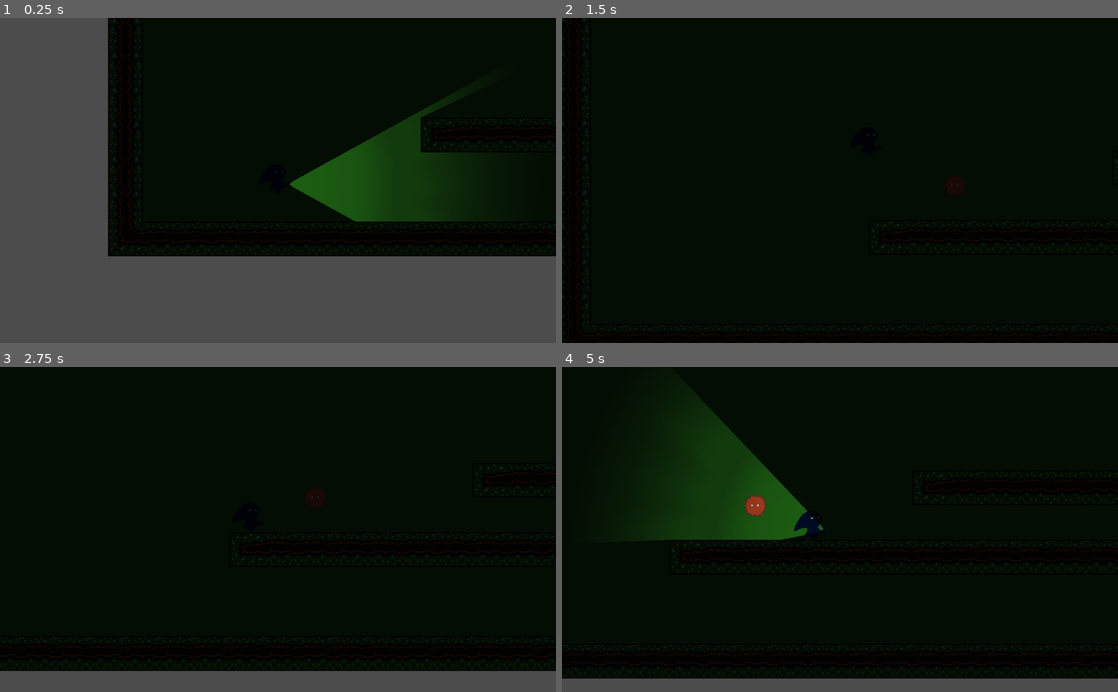
Above: before the commit, frames 1-4 (two rows, left to right).
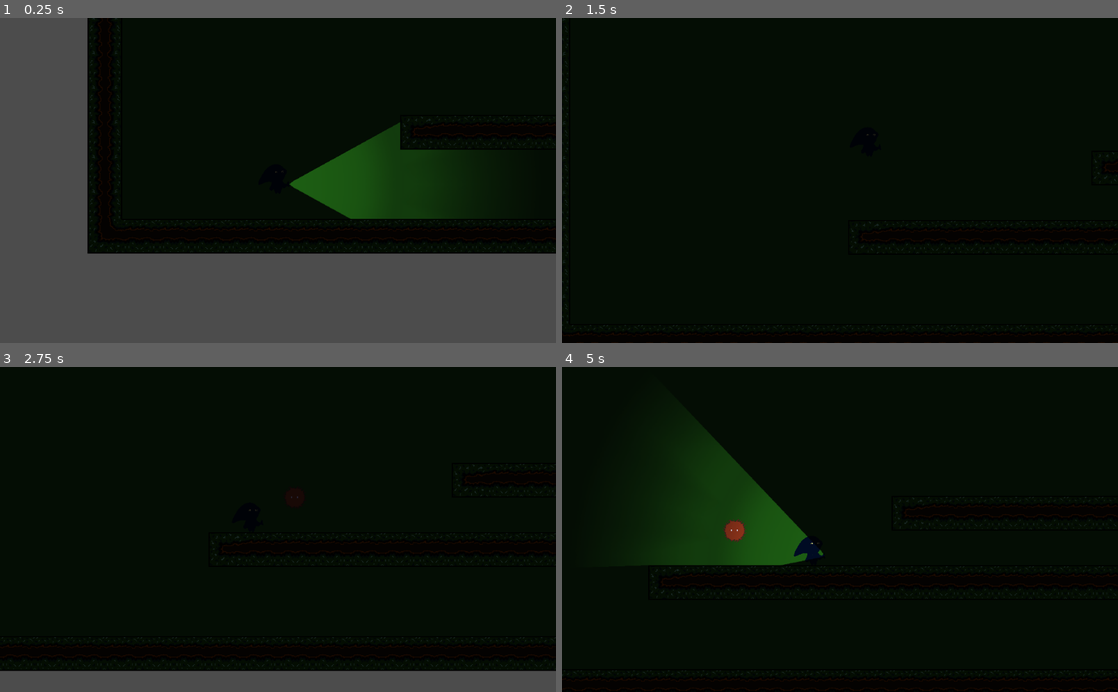
Above: after the commit, the same moments.

Repository: TeamKebab/GodotWildJam38
Game: Godot game, scene res://levels/level.tscn
Same seed, same stepped clock (60 frames per second), same inputs: the game is played once before the commit and once after it.
Inputs (mouse positions are in pixels of both pictures, inside the frame that each line leads up to):
- Up to frame 1 (0.25 s): no input
- Up to frame 2 (1.5 s): move the mouse to (962, 164) at 0.52 s; hold Right (ui_right) from 0.53 s (still down); click (962, 164) at 0.67 s; tap Up (ui_up) at 0.77 s; move the mouse to (728, 196) at 1.27 s
- Up to frame 3 (2.75 s): tap Up (ui_up) at 1.52 s; move the mouse to (333, 458) at 2.02 s; release Right (ui_right) at 2.03 s; hold Left (ui_left) from 2.03 s (still down)
- Up to frame 4 (5 s): move the mouse to (812, 594) at 2.77 s; release Left (ui_left) at 2.78 s; hold Right (ui_right) 2.78-4.28 s; click (812, 594) at 2.92 s; tap Up (ui_up) at 3.02, 3.77, 4.52 s; move the mouse to (1006, 578) at 3.52 s; move the mouse to (673, 480) at 4.27 s; hold Left (ui_left) from 4.28 s (still down)

The runs differ from the first frame. In frame 1, 4.6% of the frame differs, in the area x 15-100%, y 0-74%; in frame 2, 0.4%; in frame 3, 0.5%; in frame 4, 9.2%, in the area x 0-100%, y 10-100%.

Commit message:
identify spoopies

Diff:
--- a/src/components/raycast_overlap/raycast_overlap.gd
+++ b/src/components/raycast_overlap/raycast_overlap.gd
@@ -86,7 +86,7 @@
 		_set_number_of_rays(number_of_rays)
 
 
-func _physics_process(delta: float) -> void:
+func _physics_process(_delta: float) -> void:
 	if Engine.editor_hint:
 		return
 	var bodies_still_in_detection_area = []
--- /dev/null
+++ b/src/components/state_machine/state.gd
@@ -0,0 +1,22 @@
+extends Node
+
+
+# warning-ignore:unused_signal
+signal finished(next_state_name)
+
+# Initialize the state. E.g. change the animation.
+func enter():
+	pass
+
+
+# Clean up the state. Reinitialize values like a timer.
+func exit():
+	pass
+
+
+func handle_input(_event):
+	pass
+
+
+func update(_delta):
+	pass
--- /dev/null
+++ b/src/components/state_machine/state_machine.gd
@@ -0,0 +1,59 @@
+extends Node
+
+signal state_changed(current_state)
+
+export(NodePath) var start_state
+var states_map = {}
+
+var states_stack = []
+var current_state = null
+var _active = false setget set_active
+
+func _ready():
+	if not start_state:
+		start_state = get_child(0).get_path()
+	for child in get_children():
+		states_map[child.name] = child
+		child.connect("finished", self, "_change_state")
+	initialize(start_state)
+
+
+func initialize(initial_state):
+	set_active(true)
+	states_stack.push_front(get_node(initial_state))
+	current_state = states_stack[0]
+	current_state.enter()
+
+
+func set_active(value):
+	_active = value
+	set_physics_process(value)
+	set_process_input(value)
+	if not _active:
+		states_stack = []
+		current_state = null
+
+
+func _input(event):
+	current_state.handle_input(event)
+
+
+func _physics_process(delta):
+	current_state.update(delta)
+
+
+func _change_state(state_name):
+	if not _active:
+		return
+	current_state.exit()
+
+	if state_name == "previous":
+		states_stack.pop_front()
+	else:
+		states_stack[0] = states_map[state_name]
+
+	current_state = states_stack[0]
+	emit_signal("state_changed", current_state)
+
+	if state_name != "previous":
+		current_state.enter()
--- a/src/levels/level.tscn
+++ b/src/levels/level.tscn
@@ -28,7 +28,7 @@
 tile_data = PoolIntArray( -131076, 0, 6, -131075, 0, 196609, -131074, 0, 196609, -131073, 0, 196609, -196608, 0, 196609 …(2182 unchanged characters)…
 
 [node name="Player" parent="." instance=ExtResource( 2 )]
-position = Vector2( 60.7566, 424.296 )
+position = Vector2( 98.7995, 428.968 )
 
 [node name="CanvasModulate" type="CanvasModulate" parent="."]
 color = Color( 0.152941, 0.152941, 0.219608, 1 )
--- a/src/player/light/light.tscn
+++ b/src/player/light/light.tscn
@@ -23,6 +23,7 @@
 shadow_enabled = true
 
 [node name="DetectionArea" parent="." instance=ExtResource( 5 )]
+visible = false
 half_angle = 0.5
 detection_mask = 4
 collision_mask = 5
--- a/src/spoopies/spoopy.gd
+++ b/src/spoopies/spoopy.gd
@@ -2,23 +2,12 @@
 extends KinematicBody2D
 class_name Spoopy
 
-onready var sprite = $Sprite
-onready var collision = $CollisionShape2D
-onready var detector = $PlayerDetector
-
-func _ready() -> void:
-	_set_disabled(true)
-	detector.connect("body_entered", self, "_on_player_detected")
+signal lit
+signal unlit
+signal identified
 
 
-func light_on() -> void:
-	print("is lit!")
-
-
-func light_off() -> void:
-	print("is in shadooow")
-
-
+var disabled setget _set_disabled
 func _set_disabled(value: bool) -> void:
 	if value:
 		sprite.hide()
@@ -28,7 +17,24 @@
 		collision.disabled = false
 
 
-func _on_player_detected(body: Object) -> void:
-	print("player detected!")
-	detector.enabled = false
-	_set_disabled(false)
+onready var sprite = $Sprite
+onready var collision = $CollisionShape2D
+onready var detector = $PlayerDetector
+onready var state_machine = $StateMachine
+
+func _ready() -> void:
+	_set_disabled(true)
+	state_machine._change_state("Hidden")
+
+
+func light_on() -> void:
+	emit_signal("lit")
+
+
+func light_off() -> void:
+	emit_signal("unlit")
+
+
+func identify() -> void:
+	print("Identified!")
+	emit_signal("identified")
--- a/src/spoopies/spoopy.tscn
+++ b/src/spoopies/spoopy.tscn
@@ -1,8 +1,15 @@
-[gd_scene load_steps=5 format=2]
+[gd_scene load_steps=12 format=2]
 
 [ext_resource path="res://spoopies/bichito_cabron.png" type="Texture" id=1]
 [ext_resource path="res://spoopies/spoopy.gd" type="Script" id=2]
 [ext_resource path="res://components/raycast_overlap/raycast_overlap.tscn" type="PackedScene" id=3]
+[ext_resource path="res://components/state_machine/state_machine.gd" type="Script" id=4]
+[ext_resource path="res://spoopies/states/hidden.gd" type="Script" id=5]
+[ext_resource path="res://spoopies/states/unlit.gd" type="Script" id=6]
+[ext_resource path="res://components/state_machine/state.gd" type="Script" id=7]
+[ext_resource path="res://spoopies/states/appearing.gd" type="Script" id=8]
+[ext_resource path="res://spoopies/states/lit.gd" type="Script" id=9]
+[ext_resource path="res://spoopies/states/identified.gd" type="Script" id=10]
 
 [sub_resource type="CapsuleShape2D" id=1]
 radius = 20.1658
@@ -13,7 +20,6 @@
 script = ExtResource( 2 )
 
 [node name="PlayerDetector" parent="." instance=ExtResource( 3 )]
-visible = false
 cast_radius = 200
 
 [node name="CollisionShape2D" type="CollisionShape2D" parent="."]
@@ -24,3 +30,24 @@
 visible = false
 texture = ExtResource( 1 )
 hframes = 2
+
+[node name="StateMachine" type="Node" parent="."]
+script = ExtResource( 4 )
+
+[node name="Init" type="Node" parent="StateMachine"]
+script = ExtResource( 7 )
+
+[node name="Hidden" type="Node" parent="StateMachine"]
+script = ExtResource( 5 )
+
+[node name="Appearing" type="Node" parent="StateMachine"]
+script = ExtResource( 8 )
+
+[node name="Unlit" type="Node" parent="StateMachine"]
+script = ExtResource( 6 )
+
+[node name="Lit" type="Node" parent="StateMachine"]
+script = ExtResource( 9 )
+
+[node name="Identified" type="Node" parent="StateMachine"]
+script = ExtResource( 10 )
--- /dev/null
+++ b/src/spoopies/states/appearing.gd
@@ -0,0 +1,11 @@
+extends "res://components/state_machine/state.gd"
+
+onready var spoopy = get_parent().get_parent()
+
+func enter() -> void:
+	print("something lurks in the shadows...")
+	yield(get_tree().create_timer(1), "timeout")
+	emit_signal("finished", "Unlit")
+
+func exit() -> void:
+	spoopy._set_disabled(false)
--- /dev/null
+++ b/src/spoopies/states/hidden.gd
@@ -0,0 +1,16 @@
+extends "res://components/state_machine/state.gd"
+
+onready var spoopy = get_parent().get_parent()
+
+func enter() -> void:
+	spoopy.detector.connect("body_entered", self, "_on_player_detected")
+	spoopy.detector.enabled = true
+
+
+func exit() -> void:
+	spoopy.detector.enabled = false
+
+
+func _on_player_detected(_player: KinematicBody2D) -> void:
+	print("player detected!")
+	emit_signal("finished", "Appearing")
--- /dev/null
+++ b/src/spoopies/states/identified.gd
@@ -0,0 +1,6 @@
+extends "res://components/state_machine/state.gd"
+
+onready var spoopy = get_parent().get_parent()
+
+func enter() -> void:
+	spoopy.identify()
--- /dev/null
+++ b/src/spoopies/states/lit.gd
@@ -0,0 +1,26 @@
+extends "res://components/state_machine/state.gd"
+
+export var time_to_identify: float = 3
+
+var lit_seconds = 0
+
+onready var spoopy = get_parent().get_parent()
+
+func enter() -> void:
+	print("lit!")
+	lit_seconds = 0
+	spoopy.connect("unlit", self, "_on_unlit")
+
+
+func exit() -> void:
+	spoopy.disconnect("unlit", self, "_on_unlit")
+
+
+func update(delta: float) -> void:
+	lit_seconds += delta
+
+	if lit_seconds > time_to_identify:
+		emit_signal("finished", "Identified")
+
+func _on_unlit() -> void:
+	emit_signal("finished", "Unlit")
--- /dev/null
+++ b/src/spoopies/states/unlit.gd
@@ -0,0 +1,14 @@
+extends "res://components/state_machine/state.gd"
+
+onready var spoopy = get_parent().get_parent()
+
+func enter() -> void:
+	print("unlit!")
+	spoopy.connect("lit", self, "_on_lit")
+
+func exit() -> void:
+	spoopy.disconnect("lit", self, "_on_lit")
+
+
+func _on_lit() -> void:
+	emit_signal("finished", "Lit")
